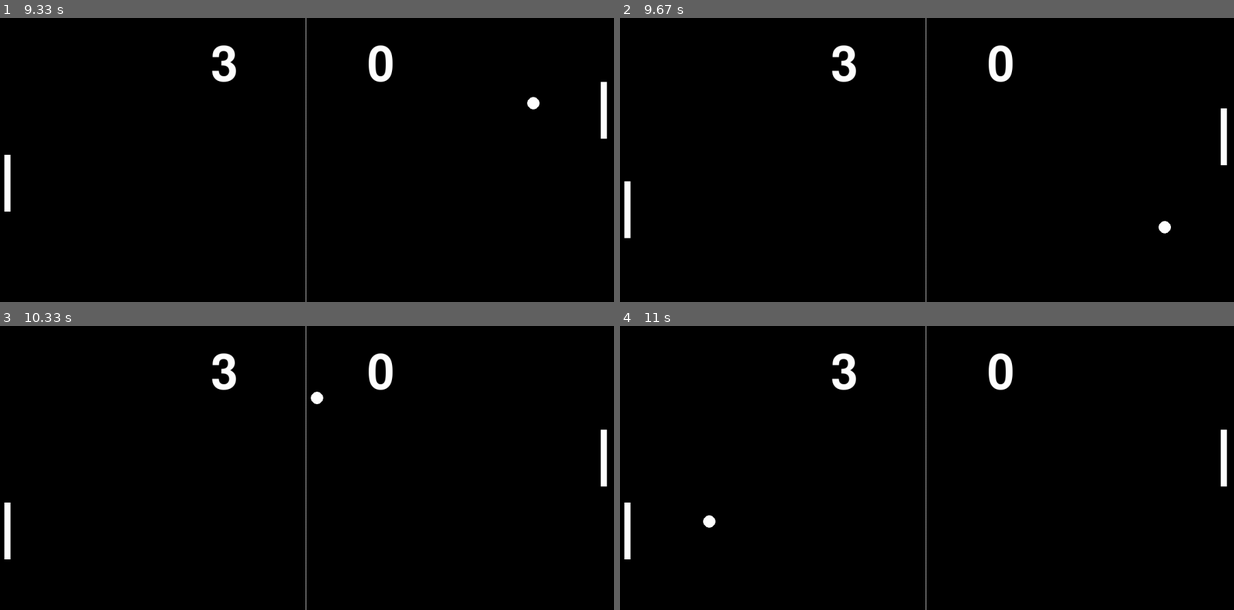
Above: before the commit, frames 1-4 (two rows, left to right).
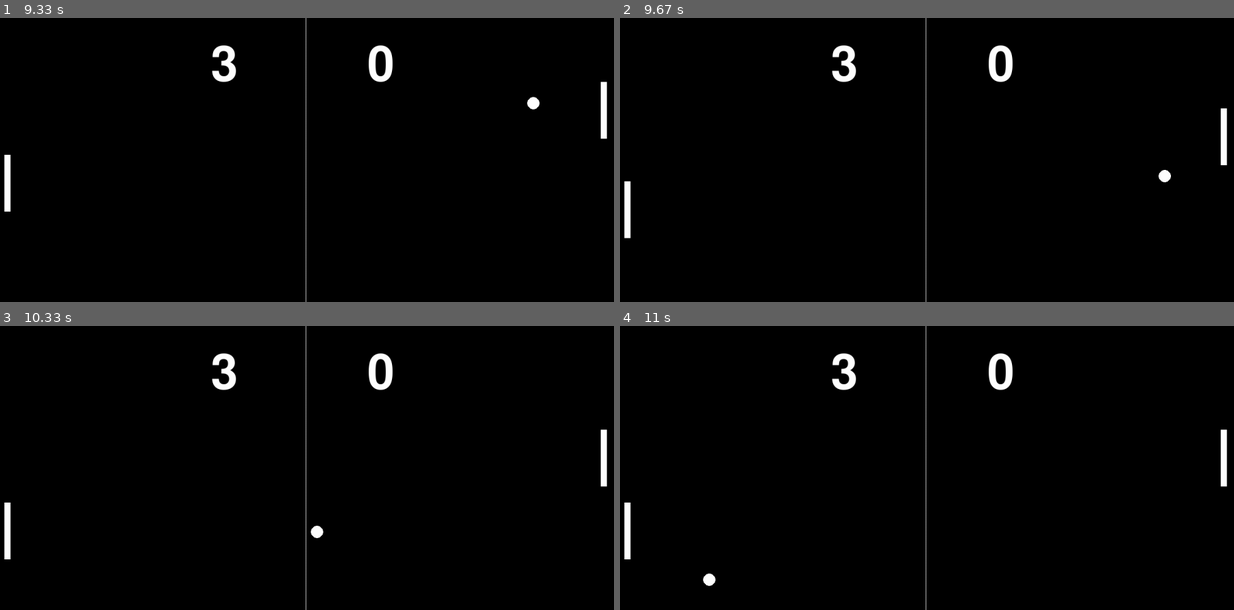
Above: after the commit, the same moments.

Repository: LeonardoChirivi/pygames
Game: pygame game, started from pong.py
Same seed, same stepped clock (60 frames per second), same inputs: the game is played once before the commit and once after it.
Inputs (mouse positions are in pixels of both pictures, inside the frame that each line leads up to):
- Up to frame 1 (9.33 s): hold Up 0.33-0.8 s; hold Down 0.83-1.2 s; hold S 0.83-1.2 s; click (319, 97) at 2.75 s; hold Up 3.03-3.33 s; hold W 3.03-3.33 s; hold Down 3.37-3.67 s; hold S 3.37-3.67 s; hold Up 5.97-6.27 s; hold W 5.97-6.27 s; hold Down 6.3-6.6 s; hold S 6.3-6.6 s; hold Up 6.63-7 s; hold W 6.63-7 s; hold Down from 9.23 s (still down); hold S from 9.23 s (still down)
- Up to frame 2 (9.67 s): release Down at 9.53 s; release S at 9.53 s; hold Up from 9.57 s (still down); hold W from 9.57 s (still down)
- Up to frame 3 (10.33 s): release Up at 9.93 s; release W at 9.93 s; hold Down from 9.97 s (still down); hold S from 9.97 s (still down)
- Up to frame 4 (11 s): release Down at 10.33 s; release S at 10.33 s; hold Up 10.37-10.67 s; hold W 10.37-10.67 s; hold Down from 10.7 s (still down); hold S from 10.7 s (still down)

Frame 1 is identical in both runs. In frame 2, 0.1% of the frame differs, in the area x 87-90%, y 53-76%; in frame 3, 0.1%, in the area x 50-53%, y 23-75%; in frame 4, 0.1%.

Commit message:
fixed theta

Diff:
--- a/pong.py
+++ b/pong.py
@@ -110,10 +110,10 @@
 
     #ball - paddle collision detection
     if (  rightPaddle.left < (BALL_X + BALL_RADIUS) and rightPaddle.right > (BALL_X - BALL_RADIUS) ) and ( rightPaddle.top < (BALL_Y + BALL_RADIUS) and rightPaddle.bottom > (BALL_Y - BALL_RADIUS) ):
-        v = 15
+        v = 10
 
         # theta is the angle the ball hits the paddle
-        theta = -math.atan2( BALL_Y, BALL_X)
+        theta = math.atan2( BALL_X, BALL_Y)
 
         # thetaReflection is the ange the ball will bouce off the paddle
         thetaReflection = theta + math.pi/4 * ( ( BALL_Y - leftPaddle.centery ) / ( PADDLE_HEIGHT / 2.0 ) )
@@ -124,8 +124,8 @@
         BALL_X_VEL = -BALL_X_VEL
 
     if (  leftPaddle.left < (BALL_X + BALL_RADIUS) and leftPaddle.right > (BALL_X - BALL_RADIUS) ) and ( leftPaddle.top < (BALL_Y + BALL_RADIUS) and leftPaddle.bottom > (BALL_Y - BALL_RADIUS) ):
-        v = 15
-        theta = -math.atan2( BALL_Y, BALL_X )
+        v = 10
+        theta = math.atan2( BALL_X, BALL_Y )
         thetaReflection = theta + math.pi/4 * ( ( BALL_Y - rightPaddle.centery ) / ( PADDLE_HEIGHT / 2.0 ) )
         #BALL_X_VEL = math.cos( thetaReflection ) * v
         BALL_Y_VEL = -math.sin( thetaReflection ) * v
